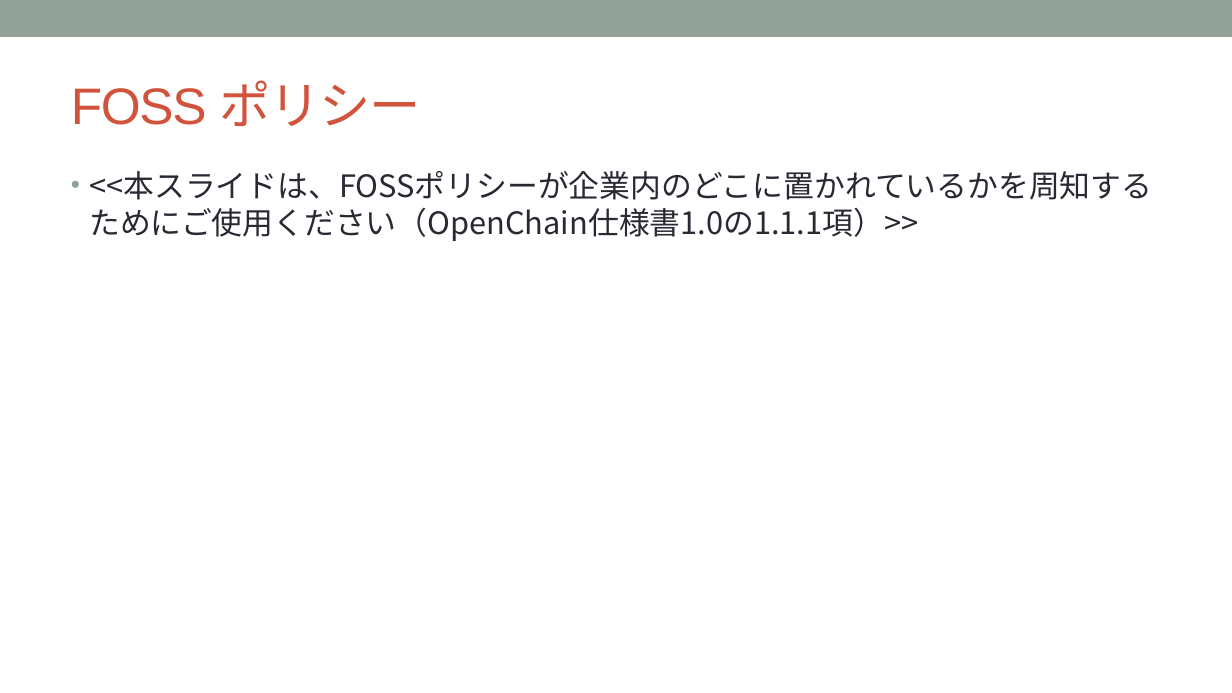
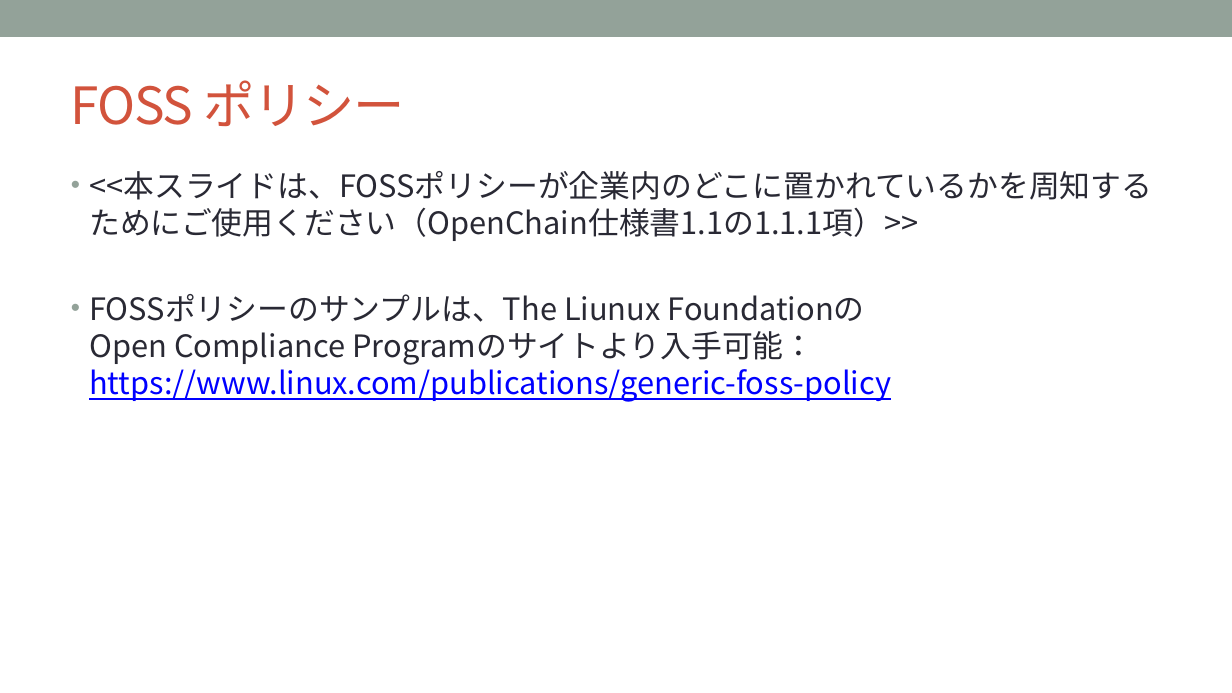
Before and after one commit to OpenChain-Project/Curriculum-Translation-JP, a slide deck: slide 6 of REVIEW/Version_for_v1.1/openchain-curriculum-for-1-1_JP_review_tani.pptx (slide 4 before the commit). Drawn at 1232x693 pixels with LibreOffice and Linux fonts; fonts in the diff are those of the drawing; background and template pictures are left out. Boxes give left, top, right and bottom in pixels: in the first picture for what was removed or moved away, otherwise in the second. Text is boxed around its words. In the diff, an @@ line names an element or a change of style, - is before the commit and + after.

```diff
--- a/REVIEW/Version_for_v1.1/openchain-curriculum-for-1-1_JP_review_tani.pptx
+++ b/REVIEW/Version_for_v1.1/openchain-curriculum-for-1-1_JP_review_tani.pptx
@@ title "FOSS ポリシー" at (71,80,404,126): font Arial to Noto Sans CJK JP @@
@@ text at (89,171,1152,402): text changed @@
-• <<本スライドは、FOSSポリシーが企業内のどこに置かれているかを周知するためにご使用ください（OpenChain仕様書1.0の1.1.1項）>>
+• <<本スライドは、FOSSポリシーが企業内のどこに置かれているかを周知するためにご使用ください（OpenChain仕様書1.1の1.1.1項）>>
+• FOSSポリシーのサンプルは、The Liunux Foundationの
+  Open Compliance Programのサイトより入手可能：
+  https://www.linux.com/publications/generic-foss-policy
```
Also in this commit, not shown: 31 other slides changed, 9 slides added, 1 slide removed.
